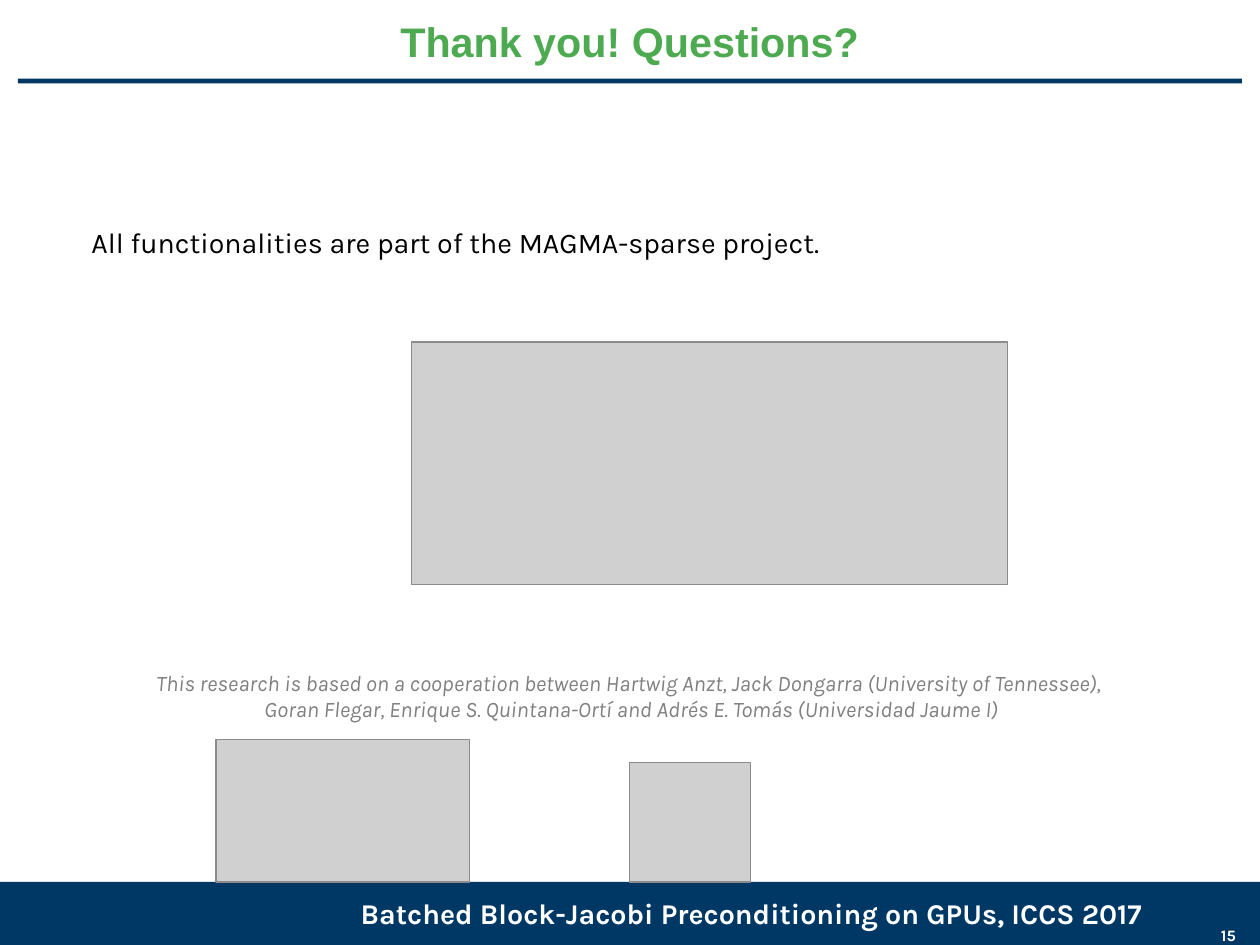
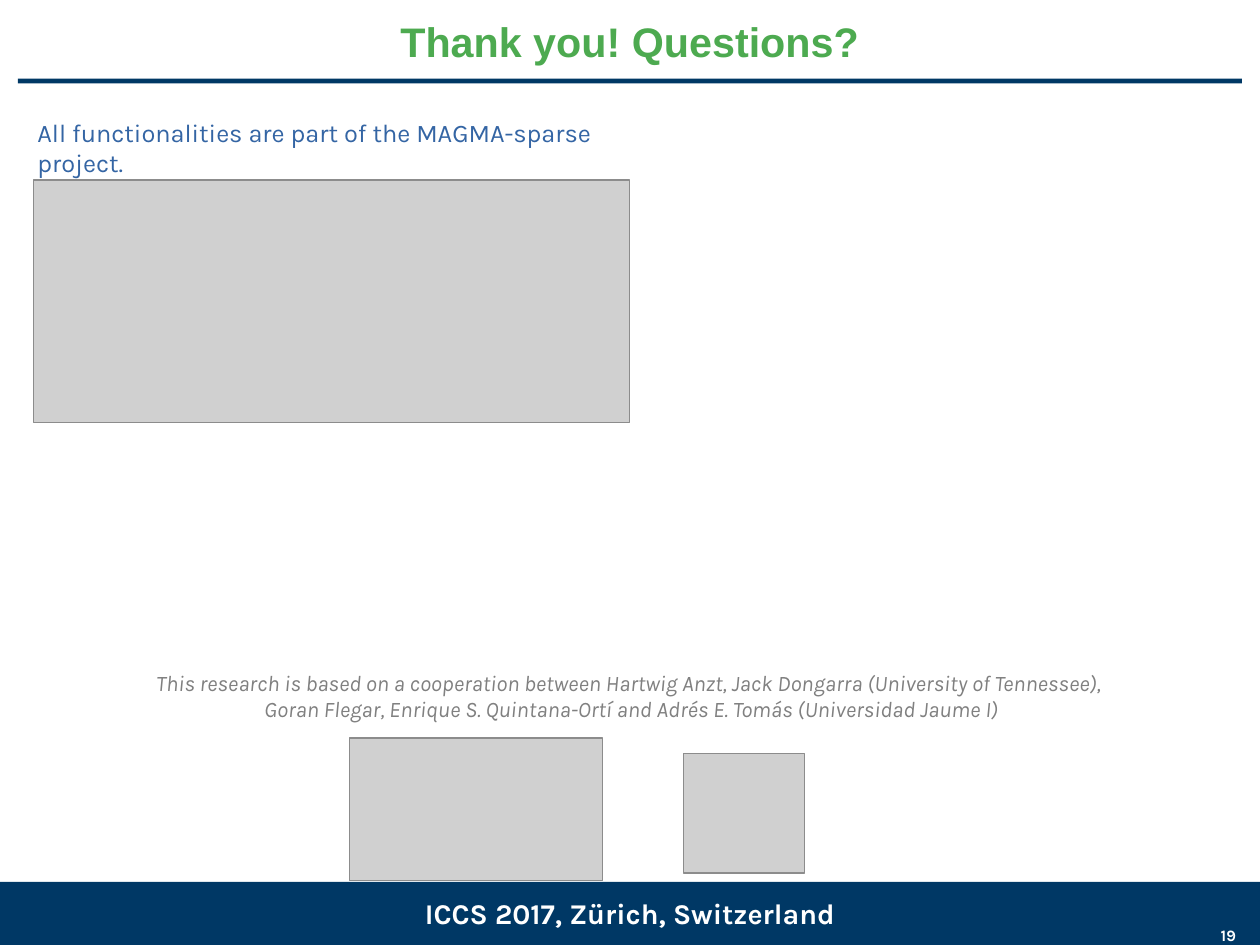
Before and after one commit to gflegar/talks, a slide deck: slide 19 of iccs_2017/slides.odp (slide 15 before the commit). Drawn at 1260x945 pixels with LibreOffice and Linux fonts; fonts in the diff are those of the drawing; grey boxes stand for pictures; background and template pictures are left out. Boxes give left, top, right and bottom in pixels: in the first picture for what was removed or moved away, otherwise in the second. Text is boxed around its words. In the diff, an @@ line names an element or a change of style, - is before the commit and + after.

```diff
--- a/iccs_2017/slides.odp
+++ b/iccs_2017/slides.odp
@@ text "All functionalities are part of ...": place and size @@
-text "All functionalities are part of ..." at bbox=[91, 233, 819, 260]
+text "All functionalities are part of ..." at bbox=[37, 124, 591, 178]
@@ text "All functionalities are part of ..." at bbox=[37, 124, 591, 178]: size 18 to 16 pt, text colour #000000 to #3465A4 @@
@@ picture: place and size @@
-picture at bbox=[412, 342, 1008, 584]
+picture at bbox=[33, 180, 630, 422]
@@ picture: place and size @@
-picture at bbox=[216, 740, 470, 883]
+picture at bbox=[350, 739, 604, 882]
@@ picture: place and size @@
-picture at bbox=[630, 763, 750, 883]
+picture at bbox=[684, 753, 804, 874]
@@ text at bbox=[425, 903, 835, 928]: text changed @@
-Batched Block-Jacobi Preconditioning on GPUs, ICCS 2017
+ICCS 2017, Zürich, Switzerland
@@ page number at bbox=[1221, 930, 1236, 941]: text changed @@
-15
+19
```
Also in this commit, not shown: 13 other slides changed, 5 slides added, 2 slides removed.
